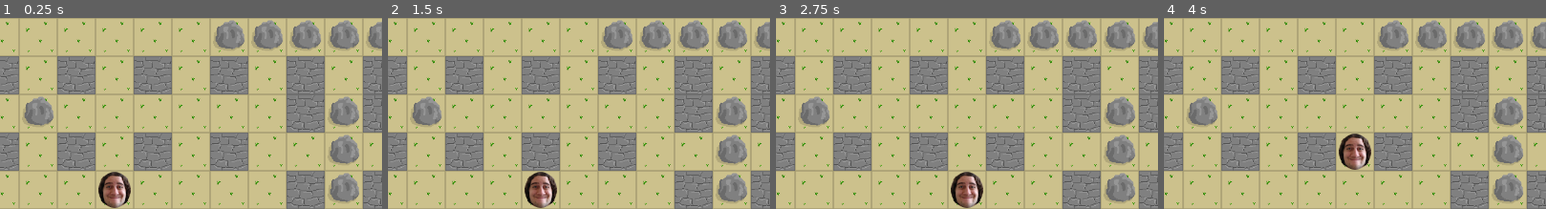
Above: before the commit, frames 1-4 (left to right).
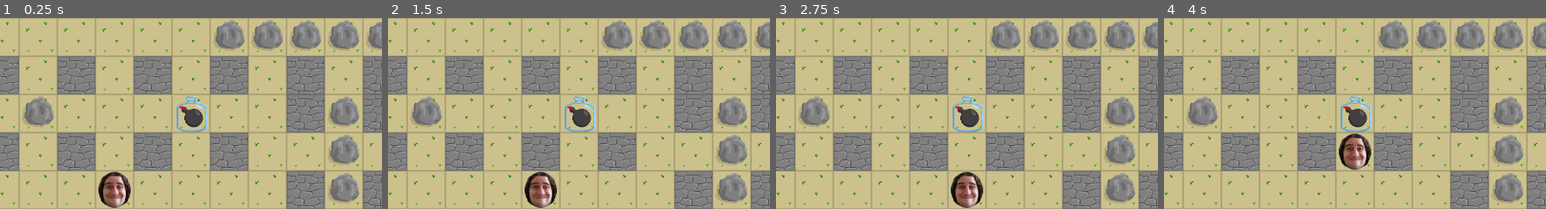
Above: after the commit, the same moments.

Repository: tierriminator/bombyboi
Game: Godot game, scene res://map.tscn
Same seed, same stepped clock (60 frames per second), same inputs: the game is played once before the commit and once after it.
Inputs:
- Up to frame 1 (0.25 s): no input
- Up to frame 2 (1.5 s): tap Enter at 0.5 s; hold D (p1_move_right) 0.53-1.28 s; tap Space at 1.25 s; hold S (p1_move_down) from 1.28 s (still down)
- Up to frame 3 (2.75 s): tap Enter at 2 s; release S (p1_move_down) at 2.03 s; hold D (p1_move_right) from 2.03 s (still down)
- Up to frame 4 (4 s): tap Space at 2.75 s; release D (p1_move_right) at 2.78 s; hold W (p1_move_up) 2.78-3.53 s; tap Enter at 3.5 s; hold A (p1_move_left) from 3.53 s (still down)
The pictures show only the part of the screen within x 12-62%, y 10-60%; the shares and areas given below are measured in that part.

The runs differ from the first frame. In frame 1, 0.8% of the frame differs, in the area x 46-55%, y 41-60%; in frame 2, 0.8%; in frame 3, 0.8%; in frame 4, 0.8%.

Commit message:
actually add bomb

Diff:
--- a/bombyboi/map.tscn
+++ b/bombyboi/map.tscn
@@ -1,8 +1,9 @@
-[gd_scene load_steps=9 format=4 uid="uid://bnjvx3l80rsq1"]
+[gd_scene load_steps=12 format=4 uid="uid://bnjvx3l80rsq1"]
 
 [ext_resource type="Texture2D" uid="uid://dowvnmlh8syiv" path="res://Art/Basic_Tiles.png" id="1_c7s6e"]
 [ext_resource type="Texture2D" uid="uid://c7h4wmoxmhybv" path="res://Art/tiles.png" id="2_e0an3"]
 [ext_resource type="PackedScene" uid="uid://cxlf3jyrexxho" path="res://player.tscn" id="2_wijl4"]
+[ext_resource type="PackedScene" uid="uid://ufobg6dkpl5f" path="res://bomb.tscn" id="4_p5pve"]
 
 [sub_resource type="TileSetAtlasSource" id="TileSetAtlasSource_wijl4"]
 texture = ExtResource("1_c7s6e")
@@ -31,6 +32,13 @@
 sources/0 = SubResource("TileSetAtlasSource_wijl4")
 sources/1 = SubResource("TileSetAtlasSource_p5pve")
 
+[sub_resource type="TileSetScenesCollectionSource" id="TileSetScenesCollectionSource_p5pve"]
+scenes/1/scene = ExtResource("4_p5pve")
+
+[sub_resource type="TileSet" id="TileSet_p5pve"]
+tile_size = Vector2i(64, 64)
+sources/0 = SubResource("TileSetScenesCollectionSource_p5pve")
+
 [sub_resource type="TileSetScenesCollectionSource" id="TileSetScenesCollectionSource_c7s6e"]
 resource_name = "Players"
 scenes/1/scene = ExtResource("2_wijl4")
@@ -47,6 +55,10 @@
 tile_map_data = PackedByteArray("AAAAAAAAAQAAAAAAAAAAAAEAAQAAAAAAAAAAAAIAAQAAAAAAAAAAAAMAAQAAAAAAAAAAAAQAAQAAAAAAAAAAAA …(3120 unchanged characters)…
 tile_set = SubResource("TileSet_e0an3")
 
+[node name="Bombas" type="TileMapLayer" parent="."]
+tile_map_data = PackedByteArray("AAAHAAMAAAAAAAAAAQA=")
+tile_set = SubResource("TileSet_p5pve")
+
 [node name="Players" type="TileMapLayer" parent="."]
 tile_map_data = PackedByteArray("AAAFAAUAAAAAAAAAAQA=")
 tile_set = SubResource("TileSet_wijl4")
